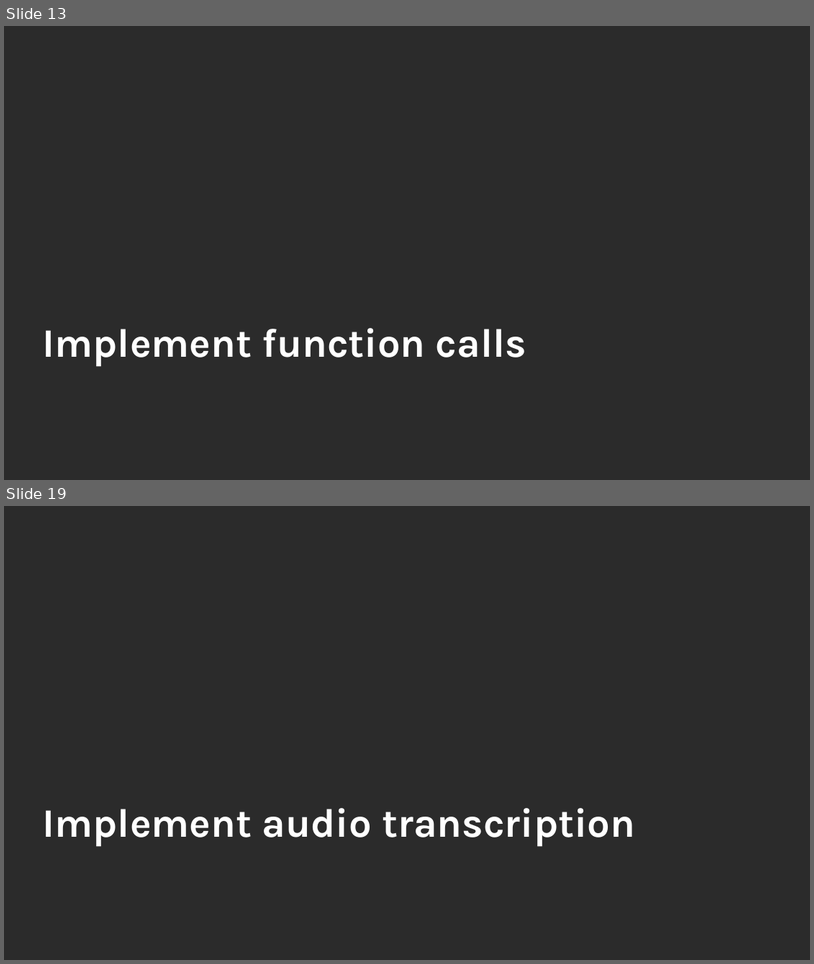
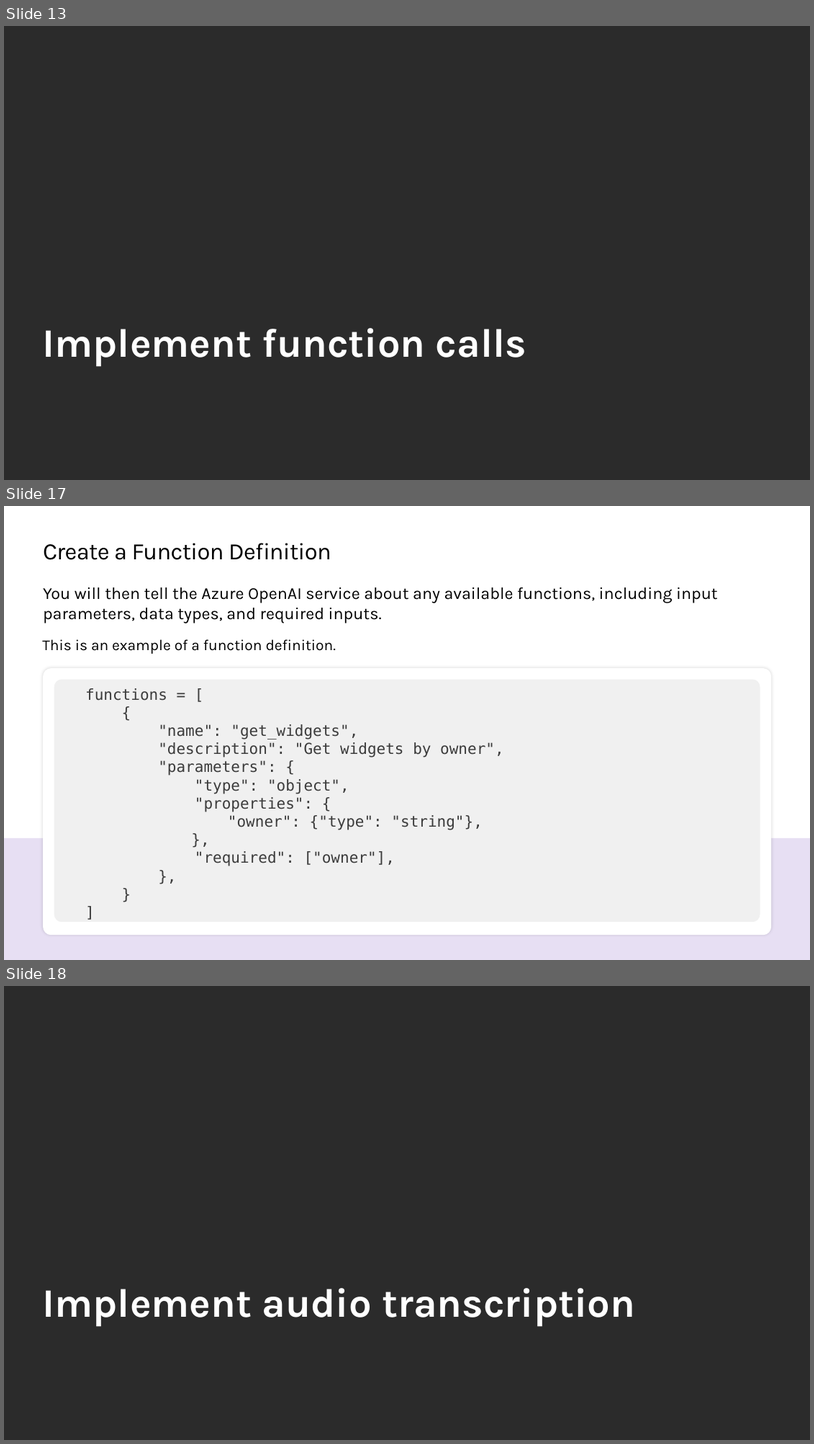
Before and after one commit to microsoft/TechExcel-Implementing-automation-practices-using-Azure-OpenAI, a slide deck: Outline/Lab Slides.pptx. Shown one above the other, each under a label of ours: slides 13 and 19 before the commit, slides 13, 17 and 18 after it; the slides between them are not shown. The pictures are 814x964 and 814x1444 pixels, drawn with LibreOffice and Linux fonts; fonts in the diff are those of the drawing; background and template pictures are left out; a plain dark background stands for a picture behind light text. Boxes give left, top, right and bottom in pixels: in the first picture for what was removed or moved away, otherwise in the second. Text is boxed around its words. In the diff, an @@ line names an element or a change of style, - is before the commit and + after.

```diff
--- a/Outline/Lab Slides.pptx
+++ b/Outline/Lab Slides.pptx
@@ slide 17 added at <box>4,506,810,960</box>, background #FFFFFF @@
@@ title added at <box>43,543,332,560</box>, 28 pt, text #000000 @@
+Create a Function Definition
@@ text added at <box>43,587,718,623</box>, 20 pt, text #000000 @@
+You will then tell the Azure OpenAI service about any available functions, including input parameters, data types, and required inputs.
@@ text added at <box>42,639,337,654</box>, 18 pt, text #000000 @@
+This is an example of a function definition.
@@ freeform shape added at <box>43,668,772,935</box>, fill #FFFFFF @@
@@ freeform shape added at <box>54,679,761,921</box>, fill #F0F0F0 @@
@@ text added at <box>85,688,504,866</box>, 18 pt, text #3B3B3B @@
+functions = [
+{
+"name": "get_widgets",
+"description": "Get widgets by owner",
+"parameters": {
+"type": "object",
+"properties": {
+"owner": {"type": "string"},
+},
+"required": ["owner"],
+},
+}
+]
@@ rectangle added at <box>4,838,810,960</box>, fill #E7DFF3 @@
@@ what was slide 19 is now slide 18 @@
```
Also in this commit, not shown: 5 slides changed, 11 other slides added, 16 slides removed, 18 other files.
